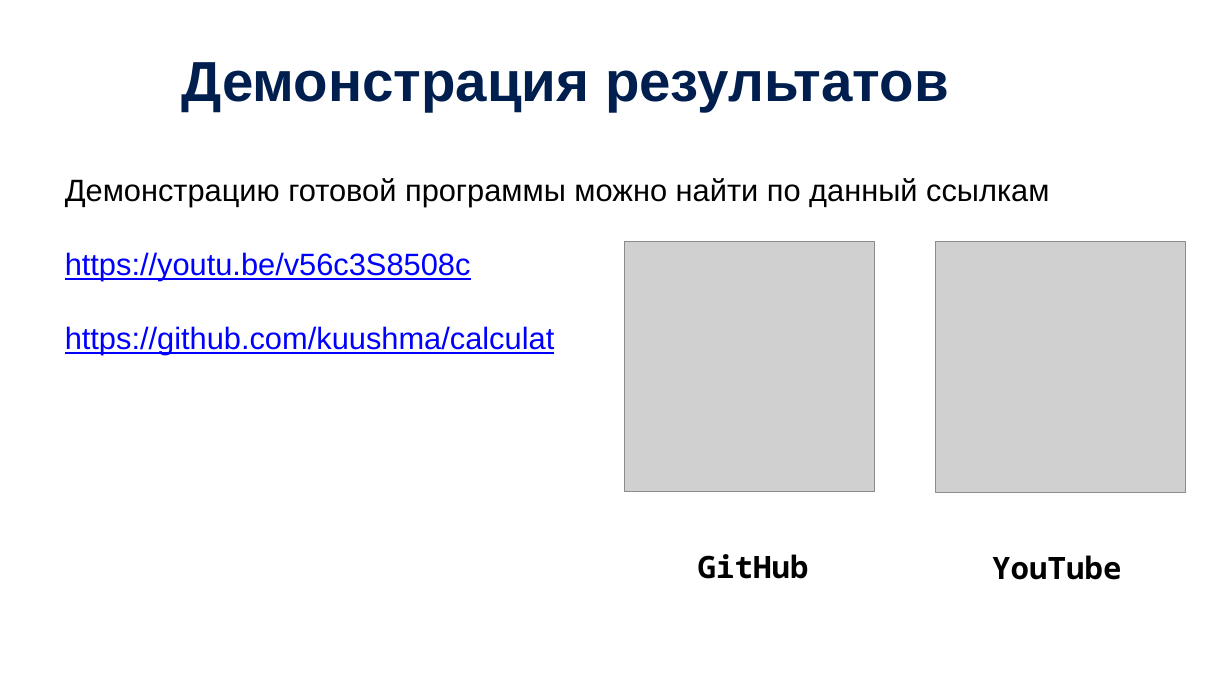
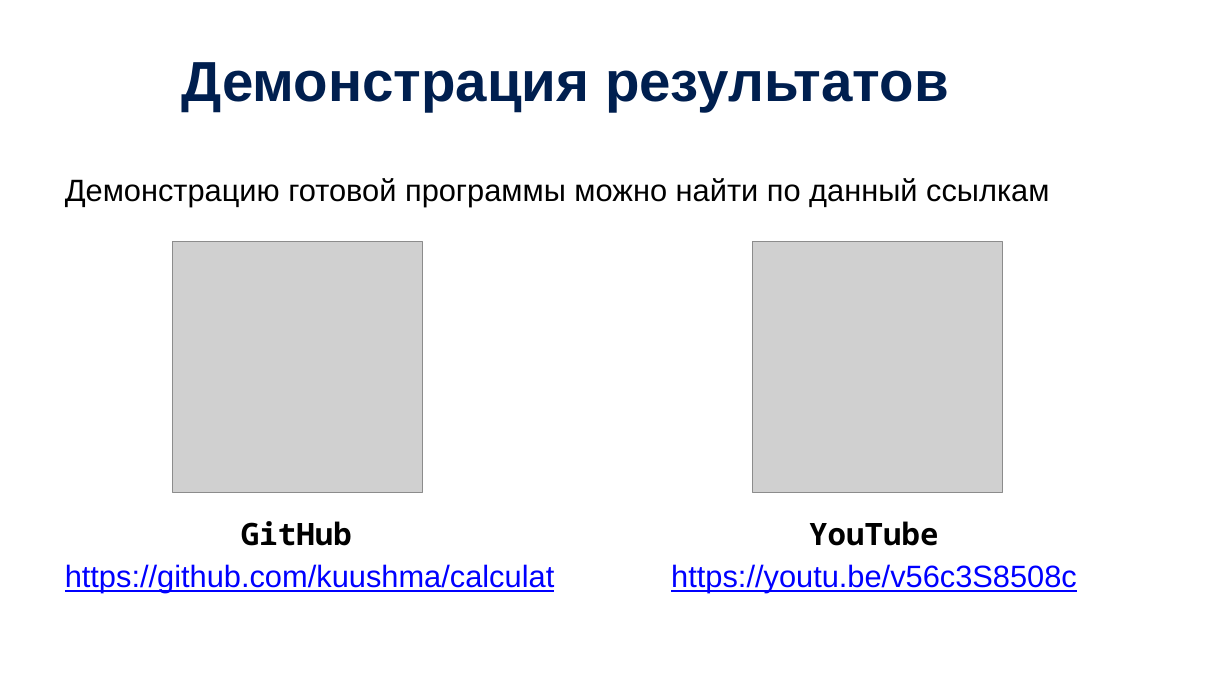
Before and after one commit to kuushma/calculat, a slide deck: slide 10 of documentation/Кушнарева презентация_калькулятор.pptx. Drawn at 1232x693 pixels with LibreOffice and Linux fonts; fonts in the diff are those of the drawing; grey boxes stand for pictures; background and template pictures are left out. Boxes give left, top, right and bottom in pixels: in the first picture for what was removed or moved away, otherwise in the second. Text is boxed around its words. In the diff, an @@ line names an element or a change of style, - is before the commit and + after.

```diff
--- a/documentation/Кушнарева презентация_калькулятор.pptx
+++ b/documentation/Кушнарева презентация_калькулятор.pptx
@@ text at (65,252,554,354): paragraphs removed @@
-https://youtu.be/v56c3S8508c
-https://github.com/kuushma/calculat
@@ picture: place and size @@
-picture at (625,241,875,492)
+picture at (172,242,422,493)
@@ picture: place and size @@
-picture at (935,242,1186,493)
+picture at (752,242,1003,493)
@@ text "GitHub": place and size @@
-text "GitHub" at (698,554,809,579)
+text "GitHub" at (241,521,352,546)
@@ text "YouTube": place and size @@
-text "YouTube" at (992,555,1121,580)
+text "YouTube" at (809,521,938,546)
@@ text added at (65,564,554,593), 24 pt, text #0000FF, underline @@
+https://github.com/kuushma/calculat
@@ text added at (671,564,1077,593), 24 pt, text #0000FF, underline @@
+https://youtu.be/v56c3S8508c
```
Also in this commit, not shown: 8 other slides changed, 4 other files.
